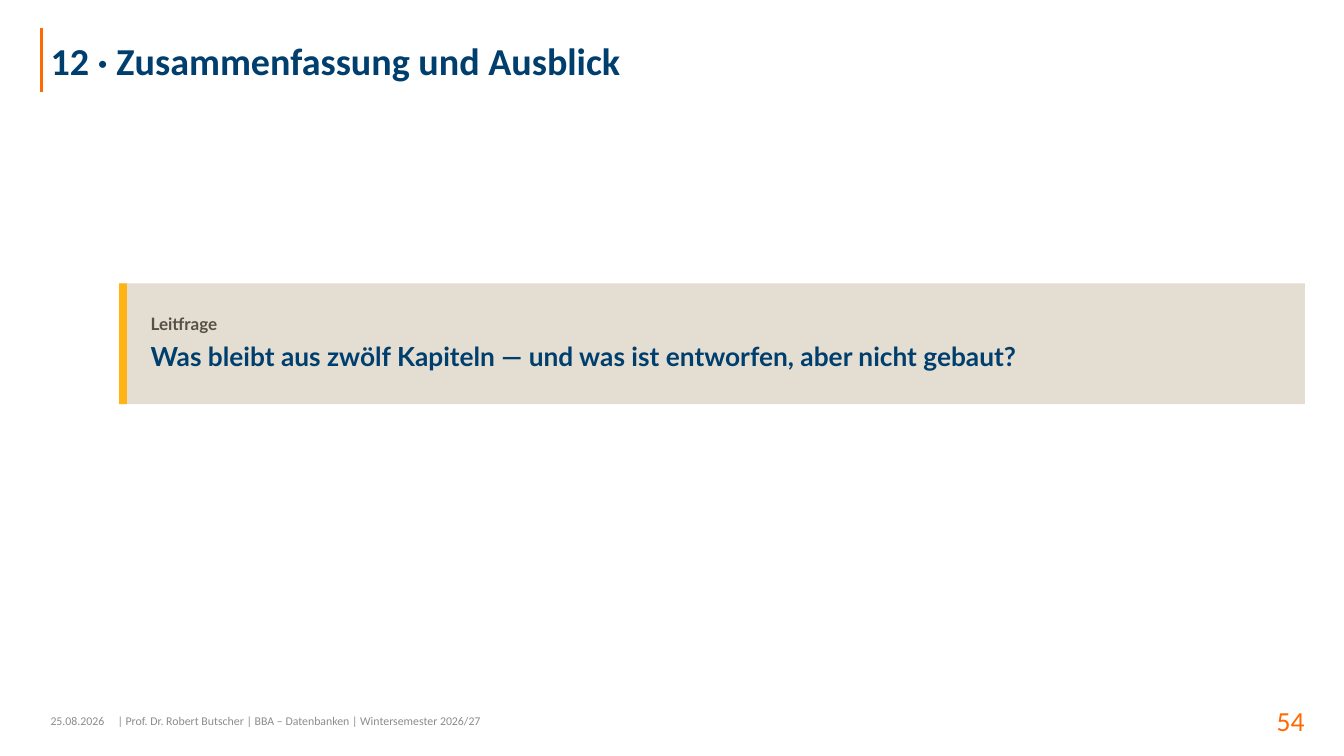
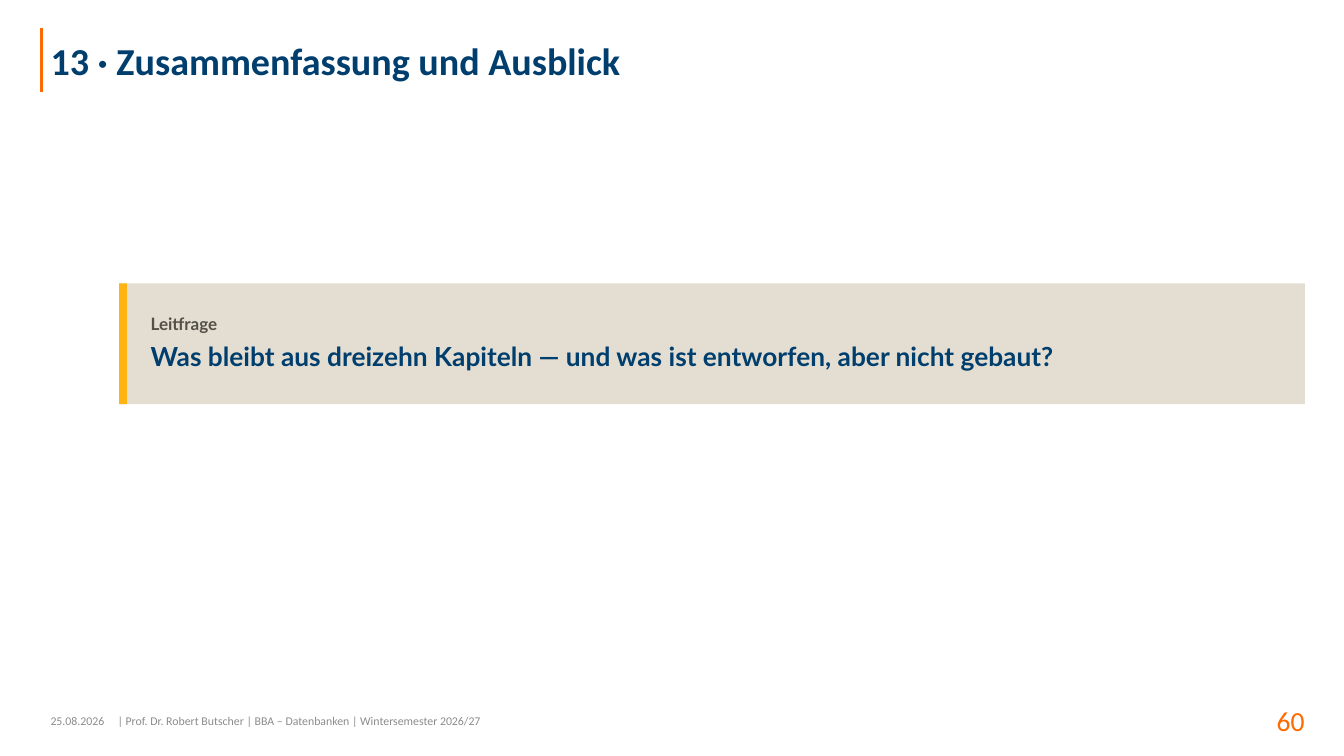
Before and after one commit to swrobuts/velocity-fallstudie, a slide deck: slide 60 of slides/velocity-datenbankentwurf.pptx (slide 54 before the commit). Drawn at 1344x756 pixels with LibreOffice and Linux fonts; fonts in the diff are those of the drawing. Boxes give left, top, right and bottom in pixels: in the first picture for what was removed or moved away, otherwise in the second. Text is boxed around its words. In the diff, an @@ line names an element or a change of style, - is before the commit and + after.

```diff
--- a/slides/velocity-datenbankentwurf.pptx
+++ b/slides/velocity-datenbankentwurf.pptx
@@ title at [51,48,620,82]: text changed @@
-12 · Zusammenfassung und Ausblick
+13 · Zusammenfassung und Ausblick
@@ text at [151,346,1054,371]: text changed @@
-Was bleibt aus zwölf Kapiteln — und was ist entworfen, aber nicht gebaut?
+Was bleibt aus dreizehn Kapiteln — und was ist entworfen, aber nicht gebaut?
@@ page number at [1277,712,1305,732]: text changed @@
-54
+60
```
Also in this commit, not shown: 3 other slides changed, 6 slides added, 4 other files.
